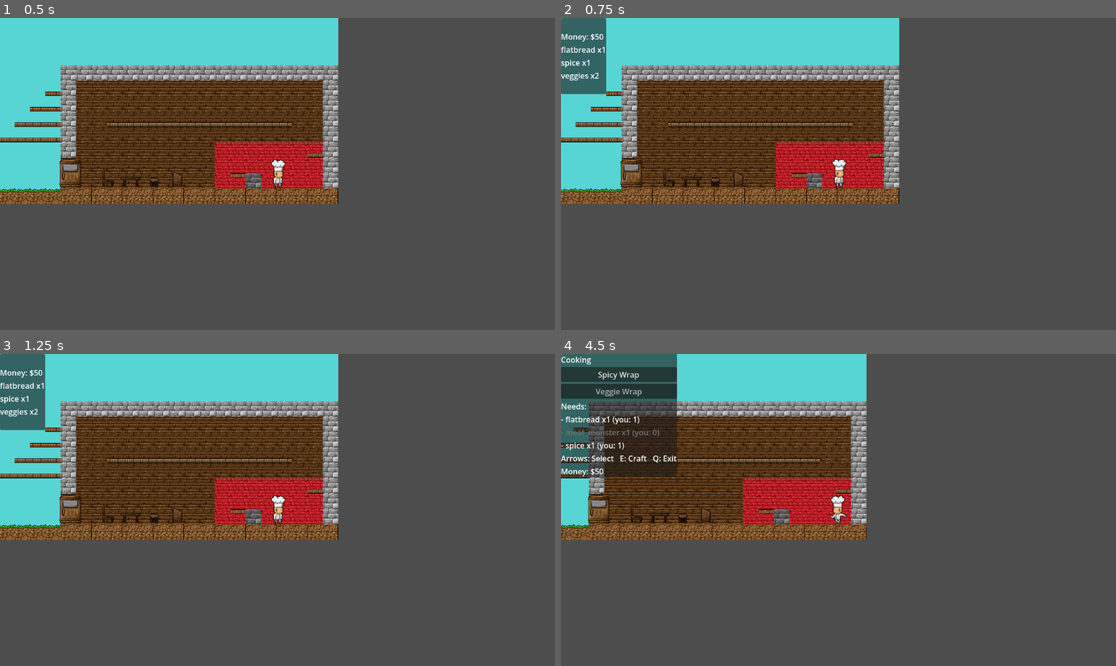
Above: before the commit, frames 1-4 (two rows, left to right).
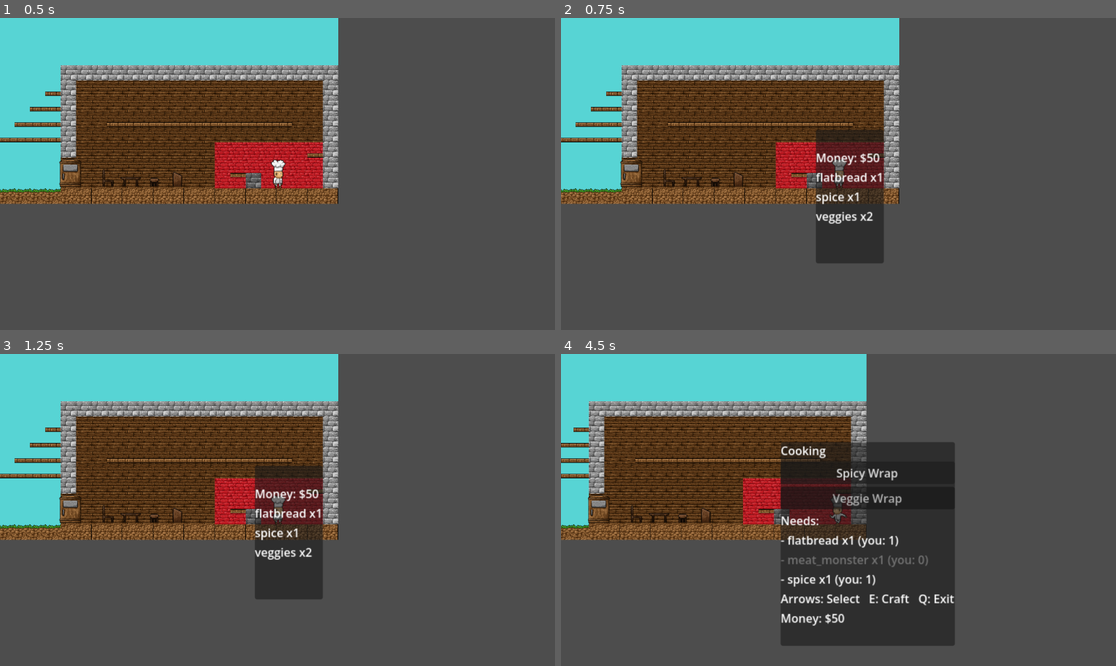
Above: after the commit, the same moments.

Repository: AbstrAct404/Week4-ServeOrSlaughter
Game: Godot game, scene res://tscn/map.tscn
Two runs of this game, one before a commit and one after it. Both use one fixed random seed, a clock stepped at 60 frames per second and the inputs below.
Inputs:
- Up to frame 1 (0.5 s): no input
- Up to frame 2 (0.75 s): hold D (move_right) from 0.53 s (still down); hold B (open_bag) from 0.53 s (still down)
- Up to frame 3 (1.25 s): keep holding D (move_right); keep holding B (open_bag); tap W (jump) at 0.77 s; tap 1 (hotbar_1, bound only after the commit) at 0.8 s
- Up to frame 4 (4.5 s): release B (open_bag) at 1.28 s; tap 1 (hotbar_1, bound only after the commit) at 1.35 s; tap W (jump) at 1.52, 3.02, 3.77 s; tap 2 (hotbar_2, bound only after the commit) at 1.55 s; release D (move_right) at 2.03 s; hold A (move_left) 2.03-2.78 s; hold 2 (hotbar_2, bound only after the commit) 2.03-2.78 s; tap 3 (hotbar_3, bound only after the commit) at 2.3, 2.85 s; tap Enter at 2.75 s; hold D (move_right) 2.78-4.28 s; tap F (swap_hotbar, bound only after the commit) at 3.05 s; hold F (swap_hotbar, bound only after the commit) 3.53-4.28 s; tap B (open_bag) at 3.8 s; hold A (move_left) from 4.28 s (still down); tap E (interact) at 4.35 s

Frame 1 is identical in both runs. In frame 2, 7.0% of the frame differs, in the area x 0-59%, y 0-79%; in frame 3, 7.0%; in frame 4, 27%, in the area x 0-71%, y 0-94%.

Commit message:
Update UI, added code for hotbar (not yet finished)

Diff:
--- a/inventory.gd
+++ b/inventory.gd
@@ -1,10 +1,11 @@
 extends Node
+signal changed
 
 var bag: Dictionary = {
 	"flatbread": 1,
-	"meat_pork": 0,
-	"meat_beef": 0,
-	"meat_chicken": 0,
+	"pork": 0,
+	"beef": 0,
+	"chicken": 0,
 	"meat_monster": 0,
 	"meat_human": 0,
 	"meat_mixed": 0,
@@ -15,15 +16,54 @@
 }
 
 var money: int = 50
+var hotbar: Array[String] = ["", "", ""]
+var hotbar_selected: int = 0  # 0..2
 
 func has_item(id: String, amount: int = 1) -> bool:
 	return int(bag.get(id, 0)) >= amount
 
 func add_item(id: String, amount: int = 1) -> void:
 	bag[id] = int(bag.get(id, 0)) + amount
+	emit_signal("changed")
 
 func remove_item(id: String, amount: int = 1) -> bool:
 	if not has_item(id, amount):
 		return false
 	bag[id] = int(bag.get(id, 0)) - amount
+	emit_signal("changed")
 	return true
+
+func set_selected_slot(slot_index: int) -> void:
+	hotbar_selected = clamp(slot_index, 0, 2)
+	emit_signal("changed")
+
+func get_selected_item_id() -> String:
+	return hotbar[hotbar_selected]
+
+func equip_from_bag(item_id: String) -> bool:
+	if item_id == "":
+		return false
+	if not has_item(item_id, 1):
+		return false
+
+	var slot := hotbar_selected
+	var old := hotbar[slot]
+
+	remove_item(item_id, 1)
+	hotbar[slot] = item_id
+
+	if old != "":
+		add_item(old, 1)
+
+	emit_signal("changed")
+	return true
+
+func unequip_to_bag() -> bool:
+	var slot := hotbar_selected
+	var cur := hotbar[slot]
+	if cur == "":
+		return false
+	hotbar[slot] = ""
+	add_item(cur, 1)
+	emit_signal("changed")
+	return true
--- a/project.godot
+++ b/project.godot
@@ -60,6 +60,26 @@
 "events": [Object(InputEventKey,"resource_local_to_scene":false,"resource_name":"","device":-1,"window_id":0,"alt_press …(191 unchanged characters)…
 ]
 }
+swap_hotbar={
+"deadzone": 0.2,
+"events": [Object(InputEventKey,"resource_local_to_scene":false,"resource_name":"","device":-1,"window_id":0,"alt_pressed":false,"shift_pressed":false,"ctrl_pressed":false,"meta_pressed":false,"pressed":false,"keycode":0,"physical_keycode":70,"key_label":0,"unicode":102,"location":0,"echo":false,"script":null)
+]
+}
+hotbar_1={
+"deadzone": 0.2,
+"events": [Object(InputEventKey,"resource_local_to_scene":false,"resource_name":"","device":-1,"window_id":0,"alt_pressed":false,"shift_pressed":false,"ctrl_pressed":false,"meta_pressed":false,"pressed":false,"keycode":0,"physical_keycode":49,"key_label":0,"unicode":49,"location":0,"echo":false,"script":null)
+]
+}
+hotbar_2={
+"deadzone": 0.2,
+"events": [Object(InputEventKey,"resource_local_to_scene":false,"resource_name":"","device":-1,"window_id":0,"alt_pressed":false,"shift_pressed":false,"ctrl_pressed":false,"meta_pressed":false,"pressed":false,"keycode":0,"physical_keycode":50,"key_label":0,"unicode":50,"location":0,"echo":false,"script":null)
+]
+}
+hotbar_3={
+"deadzone": 0.2,
+"events": [Object(InputEventKey,"resource_local_to_scene":false,"resource_name":"","device":-1,"window_id":0,"alt_pressed":false,"shift_pressed":false,"ctrl_pressed":false,"meta_pressed":false,"pressed":false,"keycode":0,"physical_keycode":51,"key_label":0,"unicode":51,"location":0,"echo":false,"script":null)
+]
+}
 
 [physics]
 
--- a/tscn/UI.tscn
+++ b/tscn/UI.tscn
@@ -6,8 +6,18 @@
 script = ExtResource("1_xnesq")
 
 [node name="CookingPanel" type="PanelContainer" parent="." unique_id=1126338330]
-offset_right = 40.0
-offset_bottom = 40.0
+anchors_preset = 8
+anchor_left = 0.5
+anchor_top = 0.5
+anchor_right = 0.5
+anchor_bottom = 0.5
+offset_left = -20.0
+offset_top = -56.0
+offset_right = 20.0
+offset_bottom = 56.0
+grow_horizontal = 2
+grow_vertical = 2
+scale = Vector2(1.5, 1.5)
 
 [node name="VBoxContainer" type="VBoxContainer" parent="CookingPanel" unique_id=1115156821]
 layout_mode = 2
@@ -27,9 +37,22 @@
 [node name="MoneyLabel" type="Label" parent="CookingPanel/VBoxContainer" unique_id=307037584]
 layout_mode = 2
 
+[node name="StatusLabel" type="Label" parent="CookingPanel/VBoxContainer" unique_id=1711214401]
+layout_mode = 2
+
 [node name="ShopPanel" type="PanelContainer" parent="." unique_id=2089945917]
-offset_right = 40.0
-offset_bottom = 40.0
+anchors_preset = 8
+anchor_left = 0.5
+anchor_top = 0.5
+anchor_right = 0.5
+anchor_bottom = 0.5
+offset_left = -20.0
+offset_top = -54.0
+offset_right = 20.0
+offset_bottom = 54.0
+grow_horizontal = 2
+grow_vertical = 2
+scale = Vector2(1.5, 1.5)
 
 [node name="VBoxContainer" type="VBoxContainer" parent="ShopPanel" unique_id=783742869]
 layout_mode = 2
@@ -46,10 +69,23 @@
 [node name="MoneyLabel" type="Label" parent="ShopPanel/VBoxContainer" unique_id=736399523]
 layout_mode = 2
 
+[node name="StatusLabel" type="Label" parent="ShopPanel/VBoxContainer" unique_id=2016724531]
+layout_mode = 2
+
 [node name="BagPanel" type="PanelContainer" parent="." unique_id=240964170]
 visible = false
-offset_right = 40.0
-offset_bottom = 40.0
+anchors_preset = 8
+anchor_left = 0.5
+anchor_top = 0.5
+anchor_right = 0.5
+anchor_bottom = 0.5
+offset_left = -20.0
+offset_top = -54.0
+offset_right = 20.0
+offset_bottom = 54.0
+grow_horizontal = 2
+grow_vertical = 2
+scale = Vector2(1.5, 1.5)
 
 [node name="VBoxContainer" type="VBoxContainer" parent="BagPanel" unique_id=143808595]
 layout_mode = 2
@@ -65,3 +101,40 @@
 
 [node name="Hint" type="Label" parent="BagPanel/VBoxContainer" unique_id=1138042722]
 layout_mode = 2
+
+[node name="StatusLabel" type="Label" parent="BagPanel/VBoxContainer" unique_id=711152870]
+layout_mode = 2
+
+[node name="Hotbar" type="Control" parent="." unique_id=675776203]
+layout_mode = 3
+anchors_preset = 12
+anchor_top = 1.0
+anchor_right = 1.0
+anchor_bottom = 1.0
+grow_horizontal = 2
+grow_vertical = 0
+pivot_offset = Vector2(0, -10)
+
+[node name="HBoxContainer" type="HBoxContainer" parent="Hotbar" unique_id=275424794]
+layout_mode = 0
+offset_right = 40.0
+offset_bottom = 40.0
+pivot_offset = Vector2(0, -10)
+
+[node name="Slot1" type="PanelContainer" parent="Hotbar/HBoxContainer" unique_id=605851765]
+layout_mode = 2
+
+[node name="Icon" type="TextureRect" parent="Hotbar/HBoxContainer/Slot1" unique_id=1906176282]
+layout_mode = 2
+
+[node name="Slot2" type="PanelContainer" parent="Hotbar/HBoxContainer" unique_id=618019977]
+layout_mode = 2
+
+[node name="Icon" type="TextureRect" parent="Hotbar/HBoxContainer/Slot2" unique_id=1700394094]
+layout_mode = 2
+
+[node name="Slot3" type="PanelContainer" parent="Hotbar/HBoxContainer" unique_id=1531588553]
+layout_mode = 2
+
+[node name="Icon" type="TextureRect" parent="Hotbar/HBoxContainer/Slot3" unique_id=842991553]
+layout_mode = 2
--- a/tscn/player.gd
+++ b/tscn/player.gd
@@ -8,6 +8,7 @@
 
 @onready var interact_area: Area2D = $InteractArea
 @onready var sprite: AnimatedSprite2D = $Sprite2D
+@onready var held_icon: Sprite2D = $HeldIcon
 
 func set_ui_blocked(v: bool) -> void:
 	ui_blocked = v
@@ -47,6 +48,41 @@
 		if ui:
 			ui.toggle_bag(self)
 
+	if event.is_action_pressed("hotbar_1"):
+		Inventory.set_selected_slot(0)
+		_update_held_icon()
+	if event.is_action_pressed("hotbar_2"):
+		Inventory.set_selected_slot(1)
+		_update_held_icon()
+	if event.is_action_pressed("hotbar_3"):
+		Inventory.set_selected_slot(2)
+		_update_held_icon()
+
+func _update_held_icon():
+	var id := Inventory.get_selected_item_id()
+	if id == "":
+		held_icon.visible = false
+		held_icon.texture = null
+		return
+
+	held_icon.visible = true
+	held_icon.texture = _item_icon(id)
+
+func _item_icon(id: String) -> Texture2D:
+	match id: ## temp assets
+		"veggies":
+			return load("res://Assets/Vegetables.png")
+		"meat_monster":
+			return load("res://Assets/Meat.png")
+		"spice":
+			return load("res://Assets/Silverware.png")
+		"sauce":
+			return load("res://Assets/Fruit.png")
+		"flatbread":
+			return load("res://Assets/Furniture.png")
+		_:
+			return load("res://Assets/Fruit.png")
+
 
 func try_interact():
 	var targets = interact_area.get_overlapping_bodies() + interact_area.get_overlapping_areas()
@@ -65,3 +101,7 @@
 
 	if dir != 0:
 		sprite.flip_h = dir < 0
+
+
+func _ready():
+	_update_held_icon()
--- a/tscn/player.tscn
+++ b/tscn/player.tscn
@@ -131,3 +131,7 @@
 
 [node name="CollisionShape2D" type="CollisionShape2D" parent="InteractArea" unique_id=1971734399]
 shape = SubResource("CircleShape2D_7j80i")
+
+[node name="HeldIcon" type="Sprite2D" parent="." unique_id=2095705070]
+visible = false
+offset = Vector2(0, -30)
--- a/tscn/ui.gd
+++ b/tscn/ui.gd
@@ -14,10 +14,30 @@
 
 @onready var shop_list: VBoxContainer = $ShopPanel/VBoxContainer/ItemList
 
+@onready var cook_status: Label = $CookingPanel/VBoxContainer/StatusLabel
+@onready var shop_status: Label = $ShopPanel/VBoxContainer/StatusLabel
+@onready var bag_status: Label = $BagPanel/VBoxContainer/StatusLabel
+@onready var hotbar_root: Control = $Hotbar
+@onready var hotbar_slots := [
+	$Hotbar/HBoxContainer/Slot1/Icon,
+	$Hotbar/HBoxContainer/Slot2/Icon,
+	$Hotbar/HBoxContainer/Slot3/Icon
+]
+@onready var hotbar_panels := [
+	$Hotbar/HBoxContainer/Slot1,
+	$Hotbar/HBoxContainer/Slot2,
+	$Hotbar/HBoxContainer/Slot3
+]
+
+
 var ui_open := false
 var mode := "" # "cook" / "shop"
 var selection_index := 0
 var current_player: Node = null
+var cook_sel := 0
+var shop_sel := 0
+var bag_sel := 0
+var bag_view_ids: Array[String] = []
 
 var recipes := [
 	{
@@ -42,10 +62,42 @@
 	{"id":"meat_pork",     "name":"Pork",          "price": 14},
 ]
 
+func _item_icon(id: String) -> Texture2D:
+	if id == "":
+		return null
+	match id: ##temp assets
+		"veggies":
+			return load("res://Assets/Vegetables.png")
+		"meat_monster":
+			return load("res://Assets/Meat.png")
+		"spice":
+			return load("res://Assets/Silverware.png")
+		"sauce":
+			return load("res://Assets/Fruit.png")
+		"flatbread":
+			return load("res://Assets/Furniture.png")
+		_:
+			return load("res://Assets/Fruit.png")
+
+
+func _refresh_hud():
+	for i in range(3):
+		var id := Inventory.hotbar[i]
+		var icon: TextureRect = hotbar_slots[i]
+		icon.texture = _item_icon(id)
+
+		var p: PanelContainer = hotbar_panels[i]
+		p.modulate = Color(1,1,1,1) if i == Inventory.hotbar_selected else Color(0.7,0.7,0.7,1)
+
+
 func _ready():
 	_build_cooking_ui()
 	_build_shop_ui()
 	_hide_all()
+	add_to_group("ui_manager")
+	Inventory.changed.connect(_refresh_hud)
+	_refresh_hud()
+
 
 func _unhandled_input(event):
 	if not ui_open:
@@ -72,6 +124,18 @@
 	if event.is_action_pressed("interact"):
 		_confirm()
 		get_viewport().set_input_as_handled()
+
+	if ui_open and mode == "bag" and event.is_action_pressed("swap_hotbar"):
+		if selection_index >= 0 and selection_index < bag_view_ids.size():
+			var id := bag_view_ids[selection_index]
+			var ok := Inventory.equip_from_bag(id)
+			if ok:
+				_set_status("Equipped to slot %d: %s" % [Inventory.hotbar_selected + 1, id], true)
+			else:
+				_set_status("Cannot equip.", false)
+			_refresh_bag()
+			_refresh_hud()
+
 
 
 func open_cooking(player: Node) -> void:
@@ -80,7 +144,7 @@
 
 	mode = "cook"
 	ui_open = true
-	selection_index = 0
+	selection_index = cook_sel
 
 	cooking_panel.visible = true
 	shop_panel.visible = false
@@ -92,7 +156,7 @@
 
 	mode = "shop"
 	ui_open = true
-	selection_index = 0
+	selection_index = shop_sel
 
 	shop_panel.visible = true
 	cooking_panel.visible = false
@@ -128,10 +192,17 @@
 	if count <= 0:
 		return
 	selection_index = clamp(selection_index + delta, 0, count - 1)
+
 	if mode == "cook":
+		cook_sel = selection_index
 		_refresh_cooking()
-	else:
+	elif mode == "shop":
+		shop_sel = selection_index
 		_refresh_shop()
+	elif mode == "bag":
+		bag_sel = selection_index
+		_refresh_bag()
+
 
 func _confirm():
 	if mode == "cook":
@@ -221,6 +292,9 @@
 	for k in r["gives"].keys():
 		Inventory.add_item(k, int(r["gives"][k]))
 
+	_set_status("Cooked: %s" % r["name"], true)
+
+
 func _buy_selected():
 	var it = shop_items[selection_index]
 	var price := int(it["price"])
@@ -228,6 +302,8 @@
 		return
 	Inventory.money -= price
 	Inventory.add_item(it["id"], 1)
+	_set_status("Bought: %s" % it["name"], true)
+
 
 func toggle_bag(player: Node) -> void:
 	if ui_open and mode == "bag":
@@ -242,7 +318,7 @@
 
 	mode = "bag"
 	ui_open = true
-	selection_index = 0
+	selection_index = bag_sel
 
 	bag_panel.visible = true
 	cooking_panel.visible = false
@@ -263,5 +339,21 @@
 		if amt <= 0:
 			continue
 		var line := Label.new()
+		bag_view_ids.append(k)
 		line.text = "%s x%d" % [k, amt]
 		bag_list.add_child(line)
+
+	bag_view_ids.clear()
+
+
+func _set_status(msg: String, ok: bool) -> void:
+	var c = Color(0.25, 0.9, 0.35) if ok else Color(0.95, 0.25, 0.25)
+	if mode == "cook":
+		cook_status.text = msg
+		cook_status.modulate = c
+	elif mode == "shop":
+		shop_status.text = msg
+		shop_status.modulate = c
+	elif mode == "bag":
+		bag_status.text = msg
+		bag_status.modulate = c
